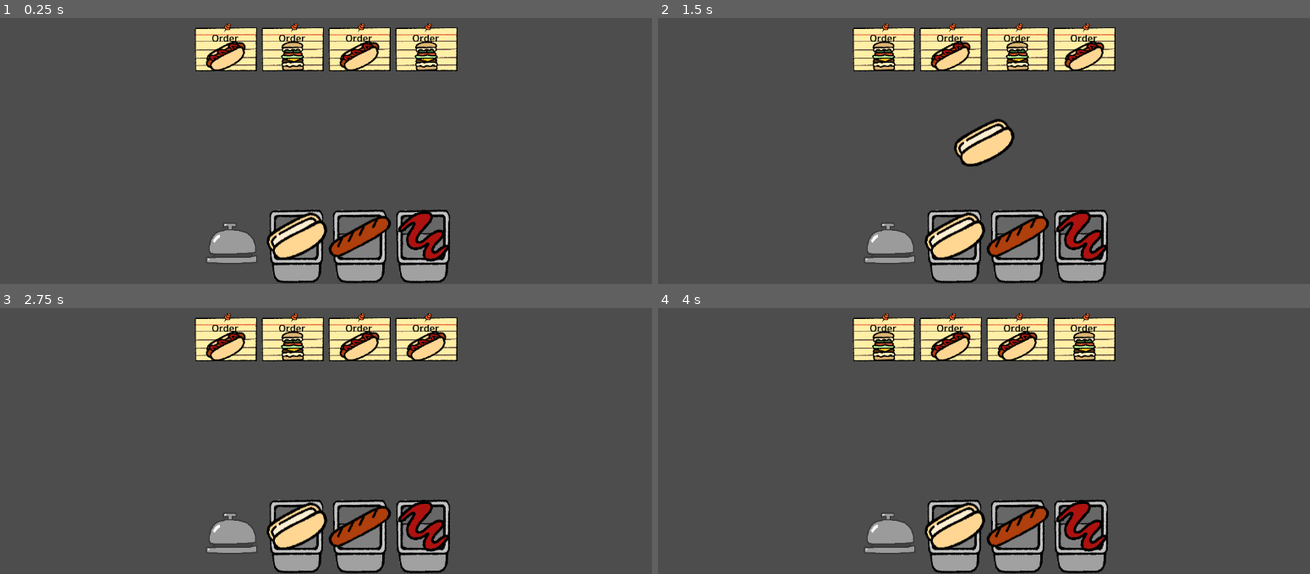
Above: before the commit, frames 1-4 (two rows, left to right).
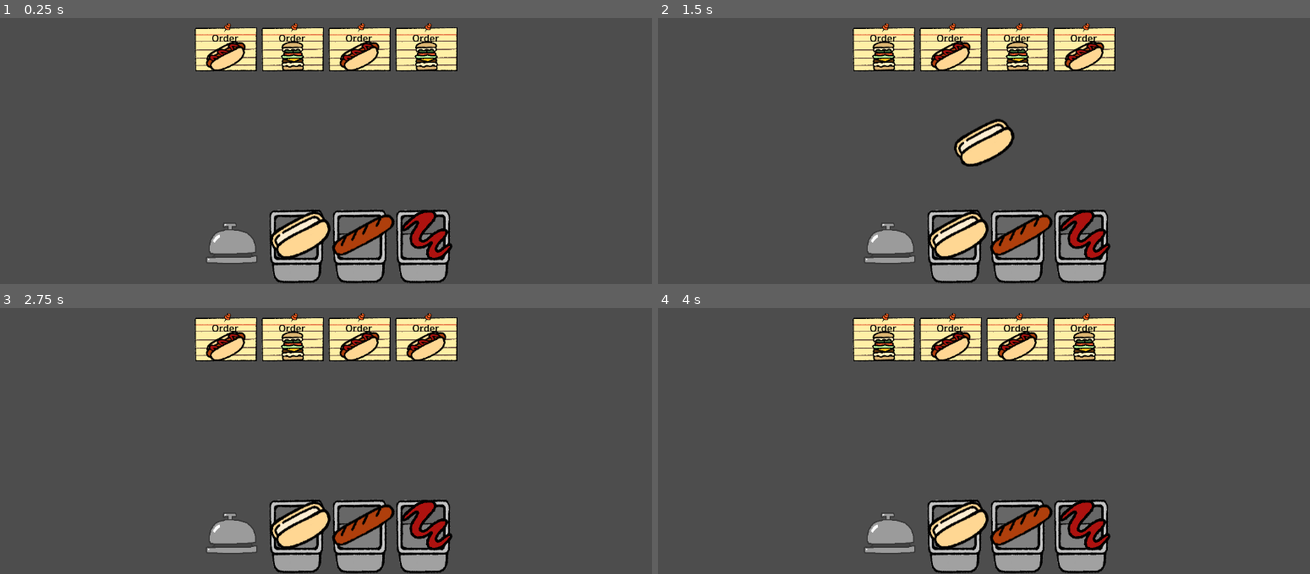
Above: after the commit, the same moments.

Repository: Gus700/FoodTruckBattles
Game: Godot game, scene res://scenes/PrepArea.tscn
The game is run twice, just before and just after one commit, with the same random seed, the same clock (stepped at 60 frames per second) and the same inputs.
Inputs (mouse positions are in pixels of both pictures, inside the frame that each line leads up to):
- Up to frame 1 (0.25 s): no input
- Up to frame 2 (1.5 s): click (886, 246) at 0.5 s; click (951, 236) at 1.27 s
- Up to frame 3 (2.75 s): click (228, 536) at 2 s
- Up to frame 4 (4 s): click (951, 526) at 2.77 s; click (886, 536) at 3.5 s

The runs differ from the first frame. In frame 1, 1.4% of the frame differs, in the area x 40-70%, y 72-92%; in frame 2, 1.4%; in frame 3, 1.4%; in frame 4, 1.4%.

Commit message:
Fixed bug in crafting station
fixed the checking of the current ingredients vs the recipe after a successful match

Diff:
--- a/scenes/SelectableIngredient.tscn
+++ b/scenes/SelectableIngredient.tscn
@@ -19,13 +19,14 @@
 [node name="IngredientButton" type="TextureButton" parent="."]
 layout_mode = 1
 anchors_preset = -1
-anchor_left = 0.3
-anchor_top = 0.1
-anchor_right = 0.7
-anchor_bottom = 0.7
-offset_left = 0.255981
-offset_top = -7.776
-offset_right = 0.383911
+anchor_left = 0.318
+anchor_top = 0.048
+anchor_right = 0.676
+anchor_bottom = 0.688
+offset_left = -1.33603
+offset_top = -2.104
+offset_right = 14.2479
+offset_bottom = -1.82401
 grow_horizontal = 2
 grow_vertical = 2
 stretch_mode = 5
--- a/scripts/craftingArea.gd
+++ b/scripts/craftingArea.gd
@@ -6,6 +6,7 @@
 var numCorrectIngr: int = 0 #keeps track of how many correct ingredients the user has selected
 var numCorrectIngrPos: int = 0 #keeps track of how many ingredients have been selected in correct order
 var itemScene #used to store the preloaded scene that displays the ingredient image
+var isCorrect: bool = false
 signal request_updated_order
 
 # Called when the node enters the scene tree for the first time.
@@ -25,10 +26,20 @@
 # recieves completion signal
 func _on_completion_bell_pressed() -> void:
 	print("recieved order complete signal in crafting area")
+	#check if the ingredients are correct
+	if numCorrectIngr == currentOrderRecipe.size() && numCorrectIngrPos == currentOrderRecipe.size():
+		isCorrect = true
+	if isCorrect == true:
+		var correctLabel = Label.new()
+		correctLabel.text = "correct"
+		add_child(correctLabel)
 	emit_signal("request_updated_order")
 	for ingr in get_children():
 		ingr.queue_free()
-	#check if the ingredients are correct
+	recipeIngrIndx = 0
+	numCorrectIngr = 0
+	numCorrectIngrPos = 0
+
 
 
 # recieves global signal of ingredient button with the name of the selected ingredient
--- a/scripts/selectableIngredient.gd
+++ b/scripts/selectableIngredient.gd
@@ -2,11 +2,13 @@
 
 @export var ingredientName: String
 @export var mainTexture: Texture
+#var animation
 
 # Called when the node enters the scene tree for the first time.
 func _ready() -> void:
 	get_node("IngredientButton").texture_normal = mainTexture
-	pass
+	#animation = get_node("AnimationPlayer")
+	#animation.play("ingredientFloat")
 
 
 # Called every frame. 'delta' is the elapsed time since the previous frame.
